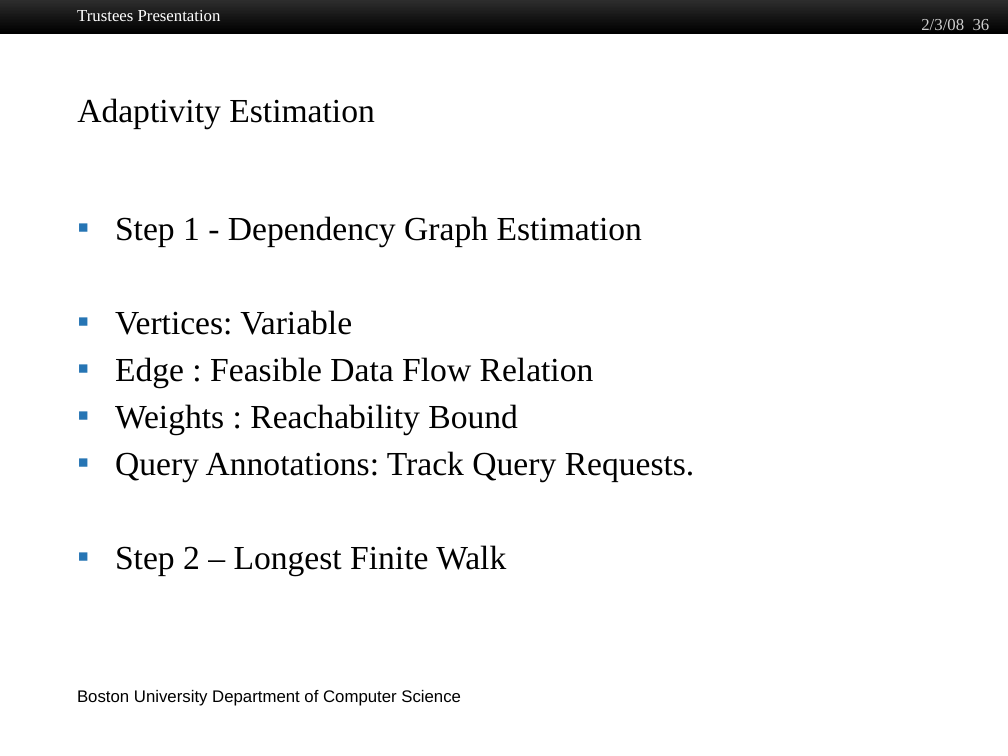
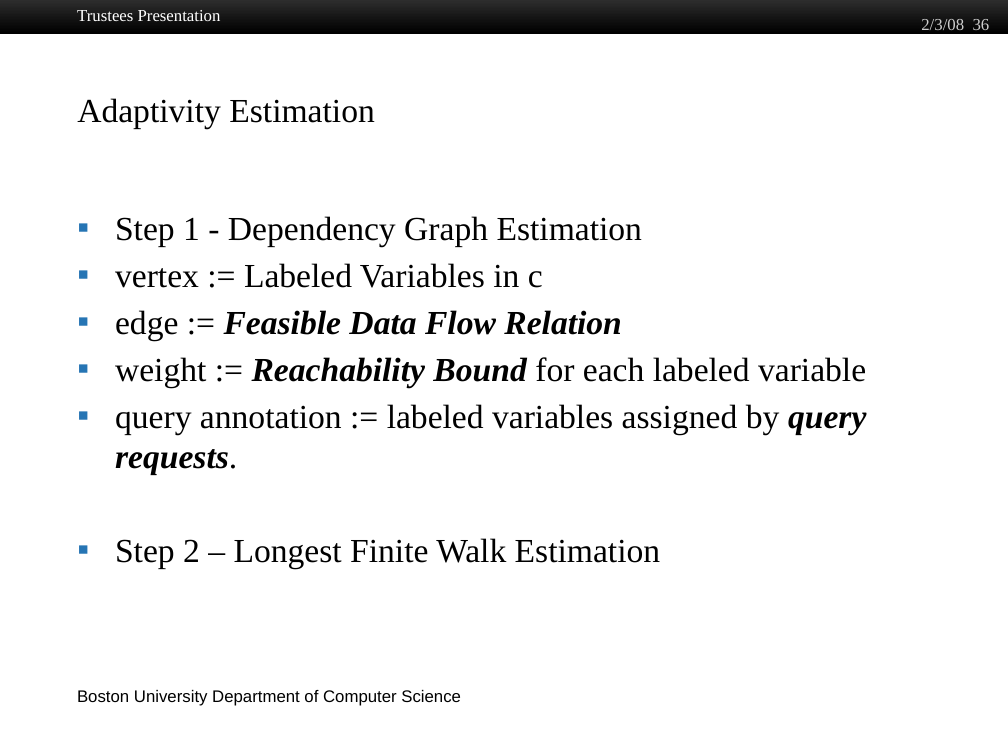
Before and after one commit to jiawenliu/PhD, a slide deck: slide 36 of CS/Prospectus/Slides/Jiawen Liu.pptx. Drawn at 1008x756 pixels with LibreOffice and Linux fonts; fonts in the diff are those of the drawing; background and template pictures are left out. Boxes give left, top, right and bottom in pixels: in the first picture for what was removed or moved away, otherwise in the second. Text is boxed around its words. In the diff, an @@ line names an element or a change of style, - is before the commit and + after.

```diff
--- a/CS/Prospectus/Slides/Jiawen Liu.pptx
+++ b/CS/Prospectus/Slides/Jiawen Liu.pptx
@@ text at (115, 263, 866, 569): text changed @@
-▪ Vertices: Variable
-▪ Edge : Feasible Data Flow Relation
-▪ Weights : Reachability Bound
-▪ Query Annotations: Track Query Requests.
-▪ Step 2 – Longest Finite Walk
+▪ vertex := Labeled Variables in c
+▪ edge := Feasible Data Flow Relation
+▪ weight := Reachability Bound for each labeled variable
+▪ query annotation := labeled variables assigned by query requests.
+▪ Step 2 – Longest Finite Walk Estimation
```
Also in this commit, not shown: 12 other slides changed, 19 other files.
